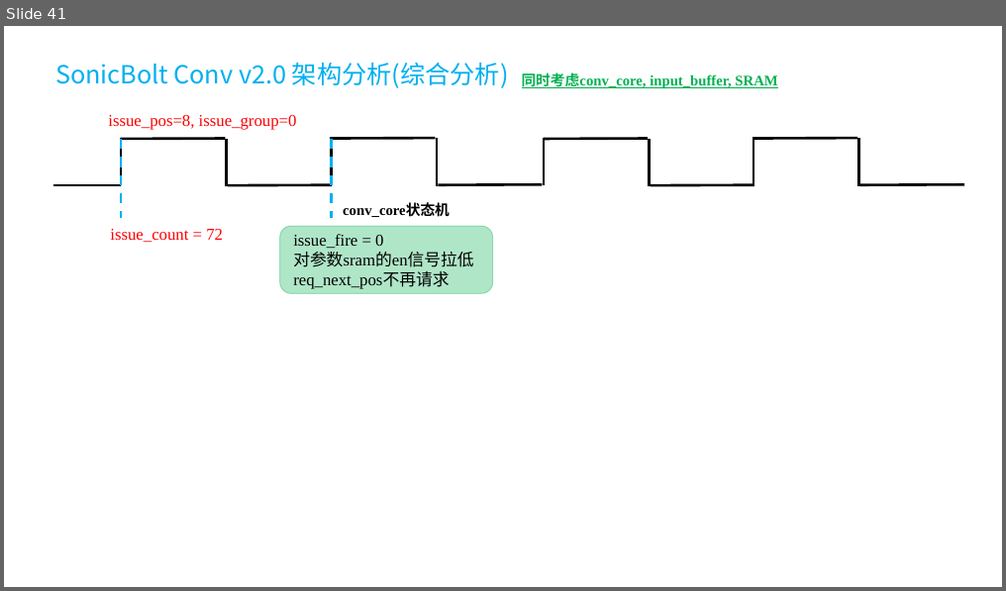
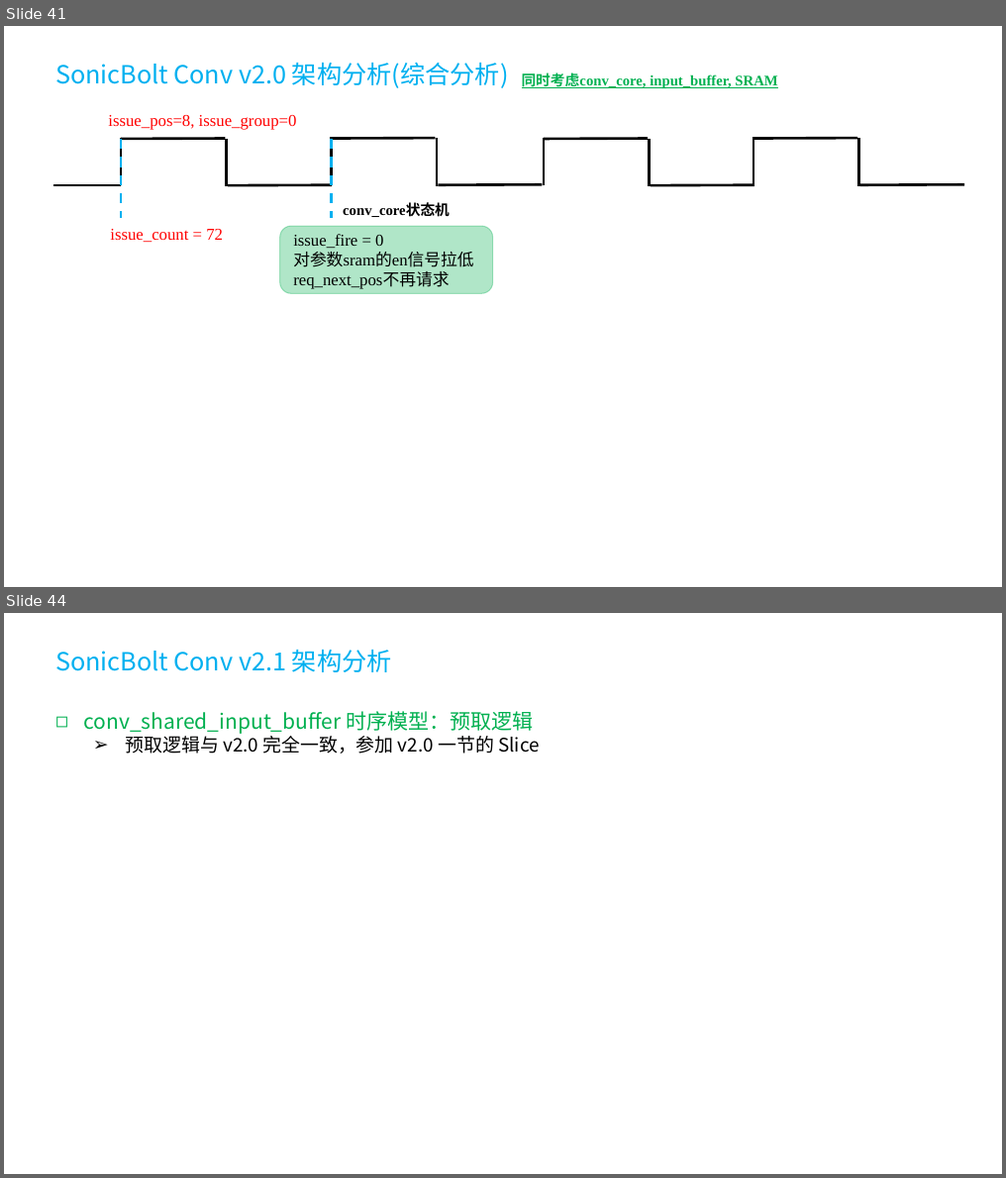
Before and after one commit to SmlCoke/2026-MST3314-SonicBolt, a slide deck: SonicBolt/docs/figures.pptx. Shown one above the other, each under a label of ours: slide 41 before the commit, slides 41 and 44 after it; the slides between them are not shown. The pictures are 1006x591 and 1006x1178 pixels, drawn with LibreOffice and Linux fonts; fonts in the diff are those of the drawing. Boxes give left, top, right and bottom in pixels: in the first picture for what was removed or moved away, otherwise in the second. Text is boxed around its words. In the diff, an @@ line names an element or a change of style, - is before the commit and + after.

Commit message:
fj: Reconstruct pipeline of Conv to improve floorplan

```diff
--- a/SonicBolt/docs/figures.pptx
+++ b/SonicBolt/docs/figures.pptx
@@ slide 44 added at [4,613,1002,1174], background #FFFFFF @@
@@ text added at [55,649,392,672], 24 pt, text #00B0F0 @@
+SonicBolt Conv v2.1 架构分析
@@ text added at [83,711,539,754], 20 pt, text #00B050 @@
+◻ conv_shared_input_buffer 时序模型：预取逻辑
+  ➢ 预取逻辑与 v2.0 完全一致，参加 v2.0 一节的 Slice
```
Also in this commit, not shown: 1 slide changed, 5 other slides added, 5 other files.
